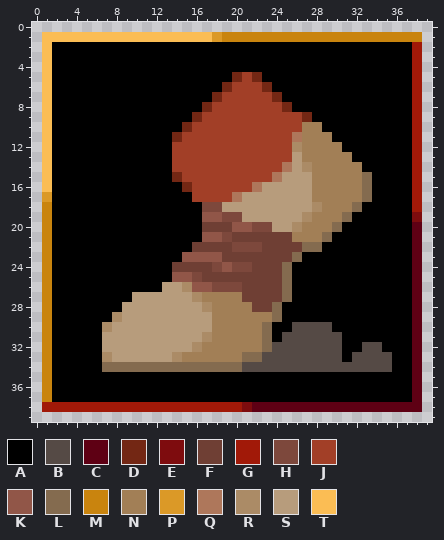
Two states of a pixel-art sprite, RogueNaraka/Assets/Sprites/Skill/Icon/skill_icon_dashShoes.png. That is the earlier state.
The file is 40x40 pixels.
Palette (. is transparent): A #000000  B #554a45  C #5e0014  D #732714  E #7e0c0e  F #6f3f34  G #a11908  H #7d483c  J #a23f27  K #915648  L #846b4f  M #c9840e  N #a27f56  P #db9927  Q #ae775b  R #ab8b66  S #b79c7c  T #fbbd54
Now the later version:
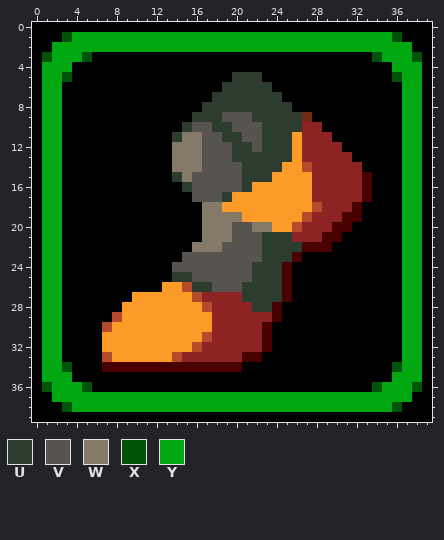
Colours new in this view: U #2c3c2e  V #57534e  W #857a67  X #005409  Y #00a812
From old to new:
colour L: #846b4f -> #490000
colour N: #a27f56 -> #8d2323
colour R: #ab8b66 -> #b64a2d
colour S: #b79c7c -> #fc9b28
Changed rows in their new state; - is a pixel that keeps its letter.
first column x 0:
 0 AAAAAAAAAAAAAAAAAAAAAAAAAAAAAAAAAAAAAAAA
 1 AAAXYYYYYYYYYYYYYYYYYYYYYYYYYYYYYYYYXAAA
 2 AAYYYYYYYYYYYYYYYYYYYYYYYYYYYYYYYYYYYYAA
 3 AXYYYX----------------------------XYYYXA
 4 AYYY--------------------------------YYYA
 5 AYYX----------------UUU-------------XYYA
 6 AYY----------------UUUUU-------------YYA
 7 AYY---------------UUUUUUU------------YYA
 8 AYY--------------UUUUUUUUU-----------YYA
 9 AYY-------------UUUVVVUUUUU----------YYA
10 AYY------------UVVUUVVVUUUU----------YYA
11 AYY-----------UWWVVUUVVUUUS----------YYA
12 AYY-----------WWWVVVUUVUUUS----------YYA
13 AYY-----------WWWVVVUUUUUU-----------YYA
14 AYY-----------WWWVVVVUUUUS-----------YYA
15 AYY-----------UWVVVVVUUUS------------YYA
16 AYY------------UVVVVVUS--------------YYA
17 AYY-------------VVVUS----------------YYA
18 AYY--------------WW------------------YYA
19 AYY--------------WWWW-----------L----YYA
20 AYY--------------WWWVVWW-------L-----YYA
21 AYY--------------WWWVVVUUU----L------YYA
22 AYY-------------WWWVVVVUUUU--L-------YYA
23 AYY------------VVVVVVVVUUU-----------YYA
24 AYY-----------VVVVVVVVUUU------------YYA
25 AYY-----------UUVVVVVVUUU------------YYA
26 AYY-------------UUVVVUUUU------------YYA
27 AYY------------------UUUU------------YYA
28 AYY-------------------UU-------------YYA
29 AYY----------------------------------YYA
30 AYY-----------------------AAAA-------YYA
31 AYY----------------------AAAAAA------YYA
32 AYY---------------------AAAAAAA--AA--YYA
33 AYY--------------------AAAAAAAA-AAAA-YYA
34 AYYX-----------------AAAAAAAAAAAAAAAXYYA
35 AYYY--------------------------------YYYA
36 AXYYYX----------------------------XYYYXA
37 AAYYYYYYYYYYYYYYYYYYYYYYYYYYYYYYYYYYYYAA
38 AAAXYYYYYYYYYYYYYYYYYYYYYYYYYYYYYYYYXAAA
39 AAAAAAAAAAAAAAAAAAAAAAAAAAAAAAAAAAAAAAAA
Boxes around the changes in both pictures, in picture pixels (x1, y1, x2, y2):
changed: (32, 22, 432, 422)
